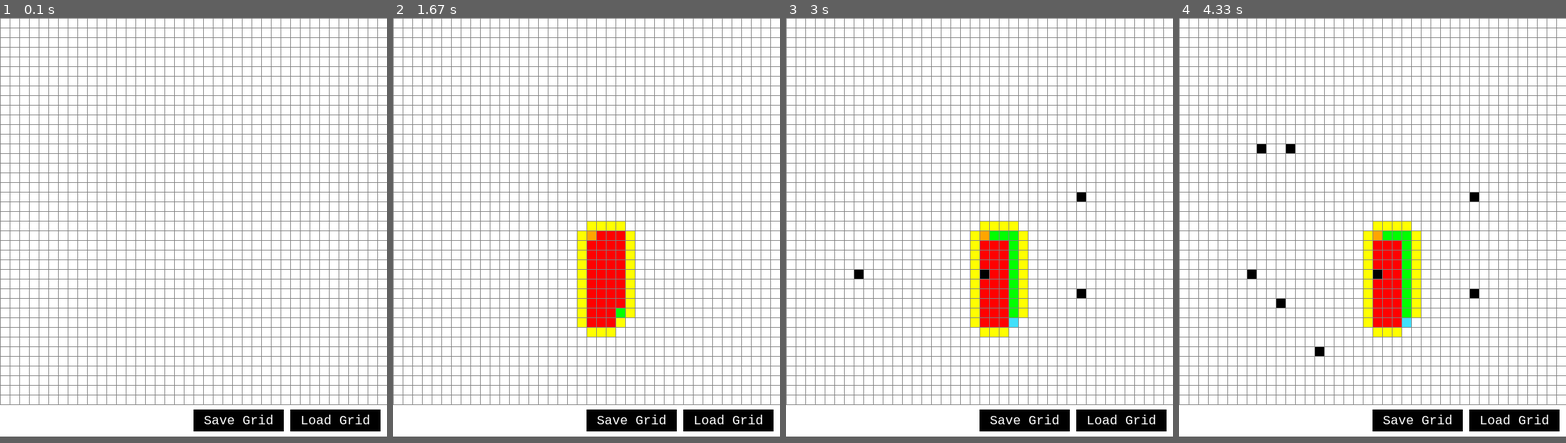
Above: before the commit, frames 1-4 (left to right).
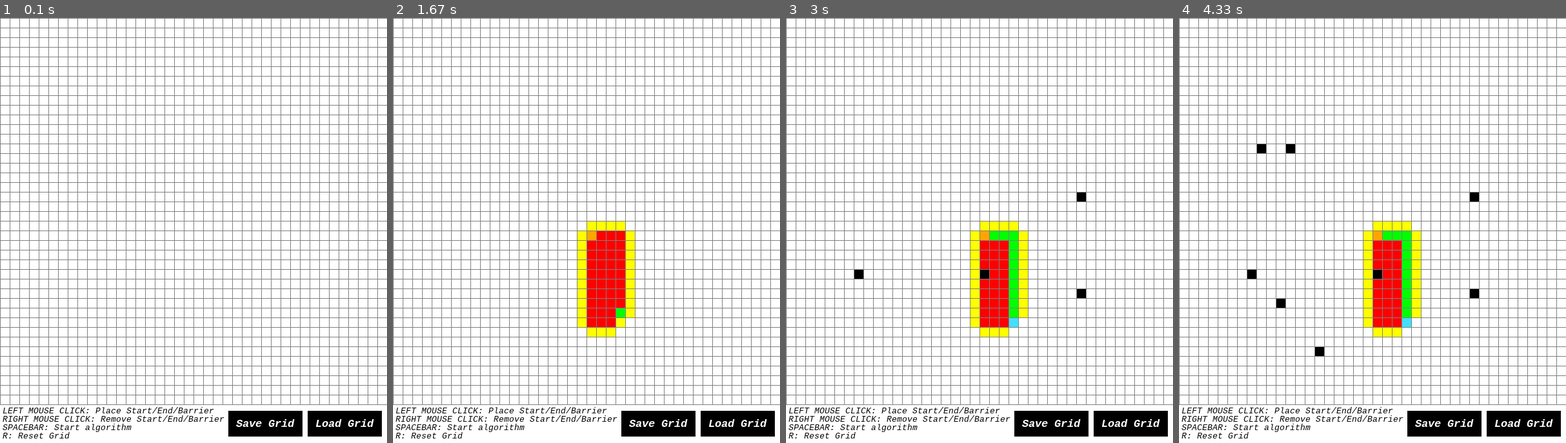
Above: after the commit, the same moments.

Repository: T995CC/CodingStuff
Game: pygame game, started from Python/PythonPrograms/Custom Games/PathFindingVisualizer/PathFindingVisualizer.py
The game is run twice, just before and just after one commit, with the same random seed, the same clock (stepped at 60 frames per second) and the same inputs.
Inputs (mouse positions are in pixels of both pictures, inside the frame that each line leads up to):
- Up to frame 1 (0.1 s): no input
- Up to frame 2 (1.67 s): click (586, 230) at 0.38 s; click (625, 324) at 0.72 s; tap Space at 1 s
- Up to frame 3 (3 s): click (983, 277) at 1.88 s; click (1080, 298) at 2.22 s; click (1080, 192) at 2.55 s; click (855, 273) at 2.88 s
- Up to frame 4 (4.33 s): click (1260, 149) at 3.22 s; click (1279, 307) at 3.55 s; click (1314, 353) at 3.88 s; click (1287, 154) at 4.22 s
The window is 600x650 before the commit and 600x660 after it. Grey fills any space a smaller window leaves; there, only what the larger window draws over its background counts as a difference.

The runs differ from the first frame. In frame 1, 2.3% of the frame differs, in the area x 0-99%, y 91-99%; in frame 2, 2.3%; in frame 3, 2.3%; in frame 4, 2.3%.

Commit message:
Added instructions & minor visual changes

Diff:
--- a/Python/PythonPrograms/Custom Games/PathFindingVisualizer/PathFindingVisualizer.py
+++ b/Python/PythonPrograms/Custom Games/PathFindingVisualizer/PathFindingVisualizer.py
@@ -4,10 +4,12 @@
 pygame.init()
 
 WIDTH = 600
-HEIGHT = 650
+HEIGHT = 660
 ROWS = 40
 WINDOW = pygame.display.set_mode((WIDTH, HEIGHT))
 pygame.display.set_caption("A* Path Finding Visualizer")
+font_button = pygame.font.SysFont('ocraextended', 17, bold = 1, italic = 1)
+font_screen = pygame.font.SysFont('ocraextended', 13, italic = 1)
 
 RED = (255, 0, 0)
 GREEN = (0, 255, 0)
@@ -20,6 +22,11 @@
 GREY = (128, 128, 128)
 TURQUOISE = (64, 224, 250)	  #CUSTOM COLOR
 
+controls_text1 = 'LEFT MOUSE CLICK: Place Start/End/Barrier'
+controls_text2 = 'RIGHT MOUSE CLICK: Remove Start/End/Barrier'
+controls_text3 = 'SPACEBAR: Start algorithm'
+controls_text4 = 'R: Reset Grid'
+
 class Node:
 	def __init__(self, row, col, width, total_rows):
 		self.row = row
@@ -182,6 +189,10 @@
 
 	draw_gridlines(window, rows, width)
 	redrawbuttons()
+	message(controls_text1, BLACK, 4, 603)
+	message(controls_text2, BLACK, 4, 616)
+	message(controls_text3, BLACK, 4, 629)
+	message(controls_text4, BLACK, 4, 642)
 	pygame.display.update()
 
 def get_clicked_pos(pos, rows, width):
@@ -214,8 +225,7 @@
 		pygame.draw.rect(WINDOW, self.color, (self.x,self.y,self.width,self.height),0)
 
 		if self.text != '':
-			font = pygame.font.SysFont('ocraextended', 20)
-			text = font.render(self.text, 1, WHITE)
+			text = font_button.render(self.text, 1, WHITE)
 			WINDOW.blit(text, (self.x + (self.width//2 - text.get_width()//2), self.y + (self.height//2 - text.get_height()//2)))
 
 	def isOver(self, pos):
@@ -227,12 +237,16 @@
 		return False
 
 
-save_button = Button(BLACK, 300, 608, 140, 34, 'Save Grid')
-load_button = Button(BLACK, 450, 608, 140, 34, 'Load Grid')
+save_button = Button(BLACK, 354, 610, 115, 40, 'Save Grid')
+load_button = Button(BLACK, 477, 610, 115, 40, 'Load Grid')
 
 def redrawbuttons():
 	save_button.draw_button(WINDOW)
 	load_button.draw_button(WINDOW)
+
+def message(msg, color, x, y):
+	screen_text = font_screen.render(msg, 1, color)
+	WINDOW.blit(screen_text, (x, y))
 
 
 def main(window, width):
@@ -294,7 +308,6 @@
 					grid = make_grid(ROWS, width)
 
 
-
 	pygame.quit()
 
 main(WINDOW, WIDTH)
